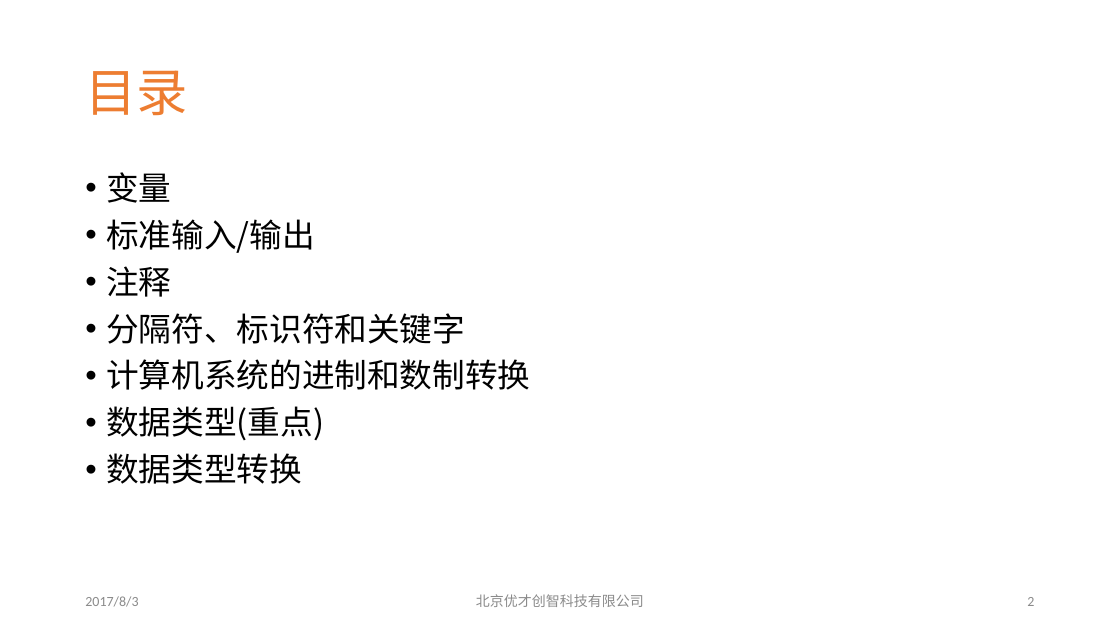
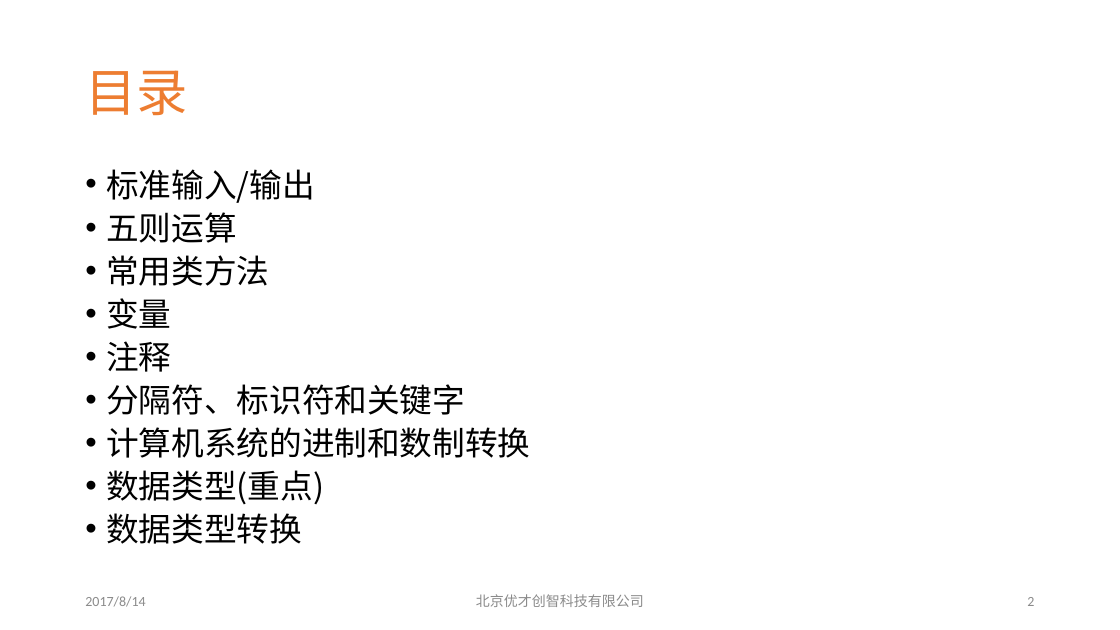
Before and after one commit to clawpo/doc, a slide deck: slide 3 of 第02章Java基础语法.pptx. Drawn at 1120x630 pixels with LibreOffice and Linux fonts; fonts in the diff are those of the drawing; background and template pictures are left out. Boxes give left, top, right and bottom in pixels: in the first picture for what was removed or moved away, otherwise in the second. Text is boxed around its words. In the diff, an @@ line names an element or a change of style, - is before the commit and + after.

```diff
--- a/第02章Java基础语法.pptx
+++ b/第02章Java基础语法.pptx
@@ text at box(106, 169, 315, 286): paragraphs added @@
+• 标准输入/输出
+• 五则运算
+• 常用类方法
@@ text at box(106, 219, 315, 253): paragraph removed @@
-• 标准输入/输出
@@ text at box(106, 298, 530, 544): line spacing 0.9 to 0.8 @@
@@ text at box(85, 596, 145, 607): text changed @@
-2017/8/3
+2017/8/14
```
Also in this commit, not shown: 45 other slides changed, 13 slides added.
